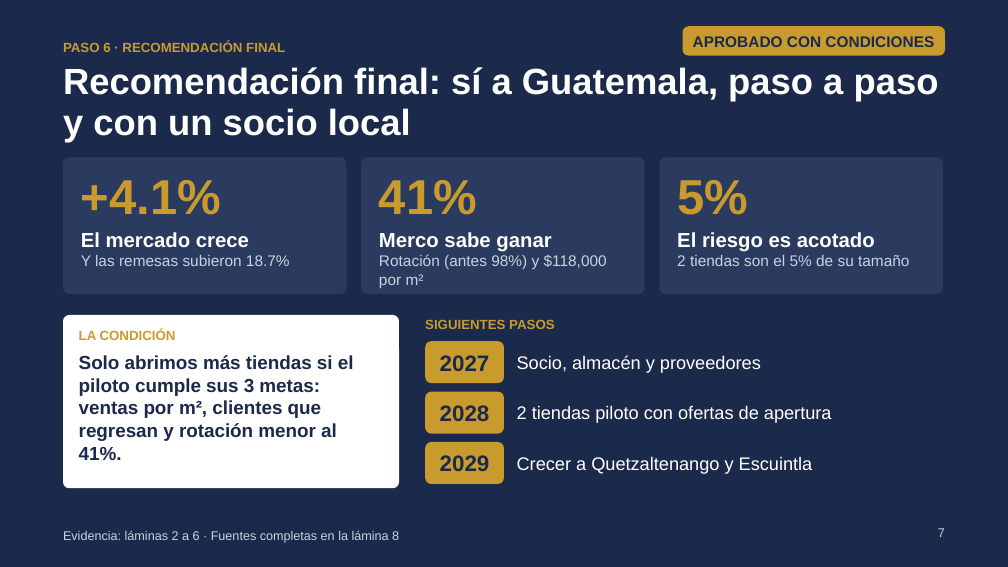
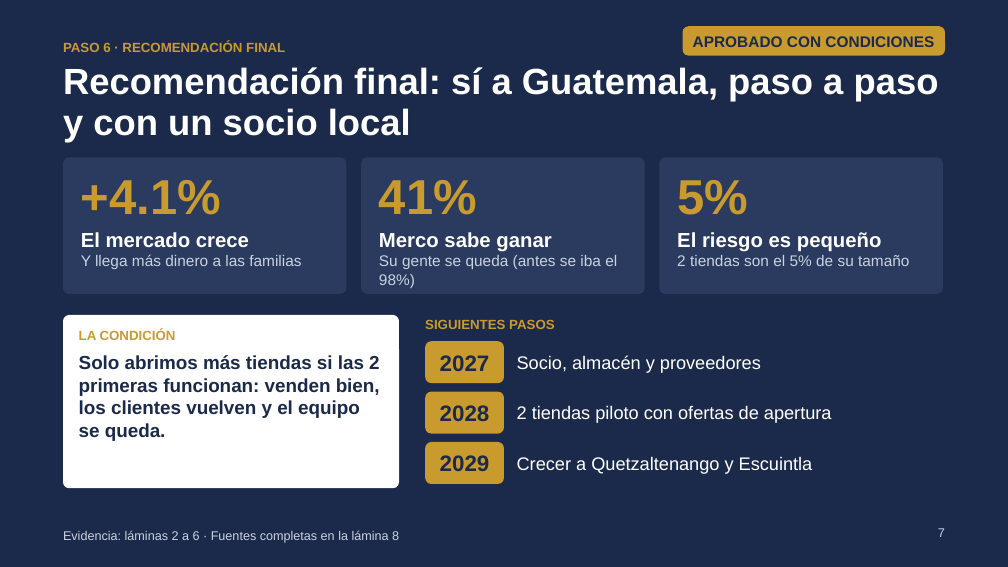
Before and after one commit to samueldejuan/samuel, a slide deck: slide 7 of presentacion/Pitch_Merco_Guatemala.pptx. Drawn at 1008x567 pixels with LibreOffice and Linux fonts; fonts in the diff are those of the drawing. Boxes give left, top, right and bottom in pixels: in the first picture for what was removed or moved away, otherwise in the second. Text is boxed around its words. In the diff, an @@ line names an element or a change of style, - is before the commit and + after.

```diff
--- a/presentacion/Pitch_Merco_Guatemala.pptx
+++ b/presentacion/Pitch_Merco_Guatemala.pptx
@@ text at [677, 232, 882, 252]: text changed @@
-El riesgo es acotado
+El riesgo es pequeño
@@ text at [81, 254, 301, 269]: text changed @@
-Y las remesas subieron 18.7%
+Y llega más dinero a las familias
@@ text at [379, 255, 617, 288]: text changed @@
-Rotación (antes 98%) y $118,000 por m²
+Su gente se queda (antes se iba el 98%)
@@ text at [79, 355, 380, 441]: text changed @@
-Solo abrimos más tiendas si el piloto cumple sus 3 metas: ventas por m², clientes que regresan y rotación menor al 41%.
+Solo abrimos más tiendas si las 2 primeras funcionan: venden bien, los clientes vuelven y el equipo se queda.
```
Also in this commit, not shown: 6 other slides changed, 4 other files.
